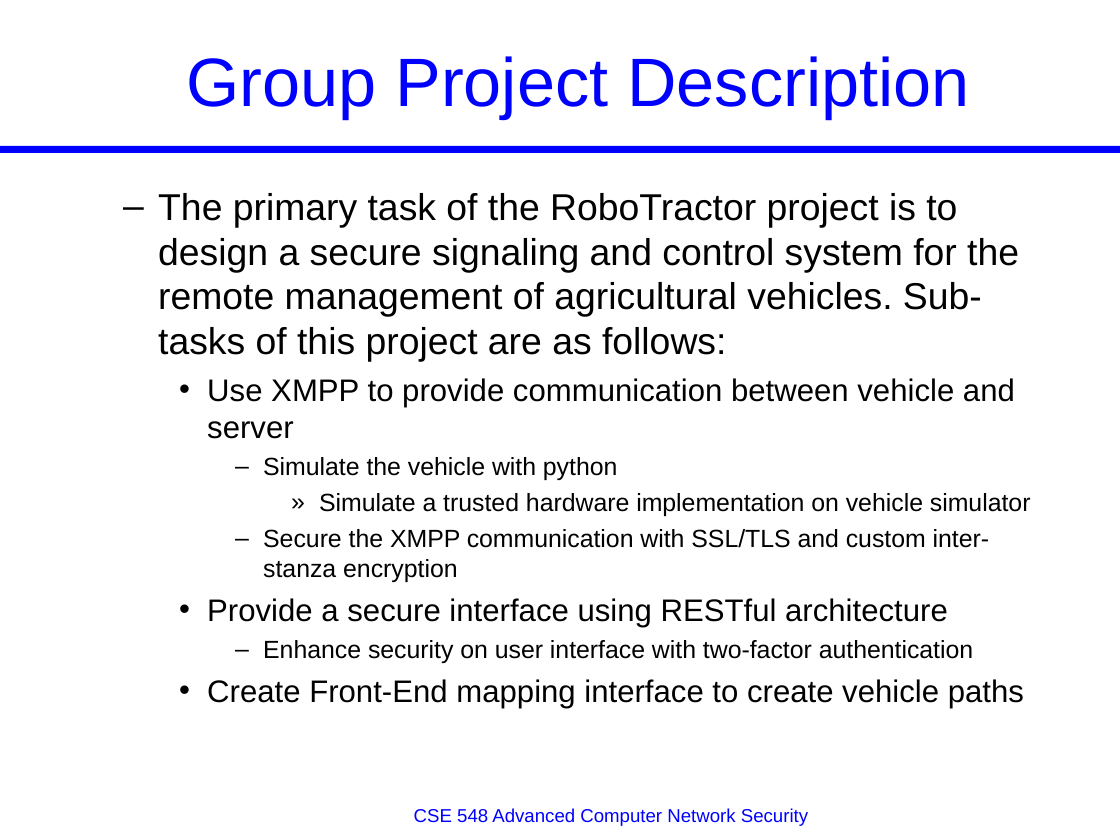
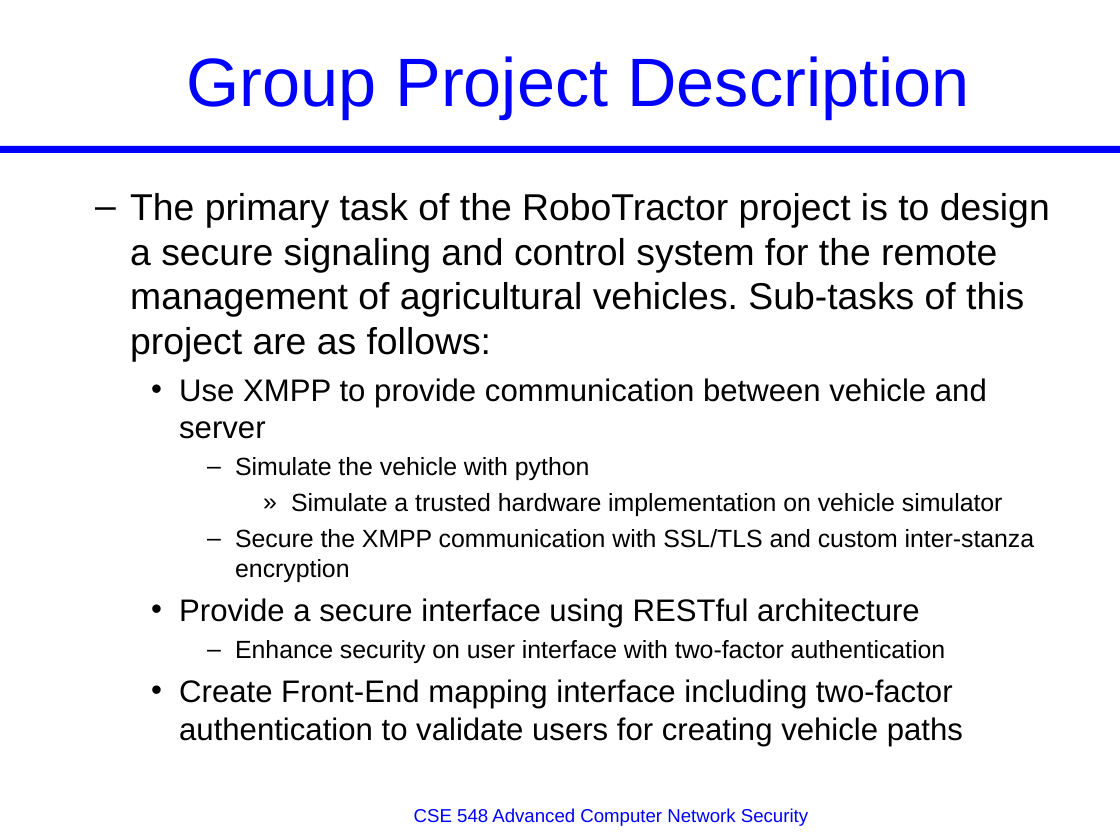
Before and after one commit to JeremyLWright/cse548, a slide deck: slide 2 of midterm/Presentation_Template.ppt. Drawn at 1120x840 pixels with LibreOffice and Linux fonts; fonts in the diff are those of the drawing. Boxes give left, top, right and bottom in pixels: in the first picture for what was removed or moved away, otherwise in the second. Text is boxed around its words. In the diff, an @@ line names an element or a change of style, - is before the commit and + after.

```diff
--- a/midterm/Presentation_Template.ppt
+++ b/midterm/Presentation_Template.ppt
@@ text "The primary task of the ...": place and size @@
-text "The primary task of the ..." at (158, 193, 1031, 709)
+text "The primary task of the ..." at (130, 193, 1050, 746)
@@ text at (179, 679, 963, 746): text changed @@
-    • Create Front-End mapping interface to create vehicle paths
+    • Create Front-End mapping interface including two-factor authentication to validate users for creating vehicle paths
```
Also in this commit, not shown: 4 other slides changed.
